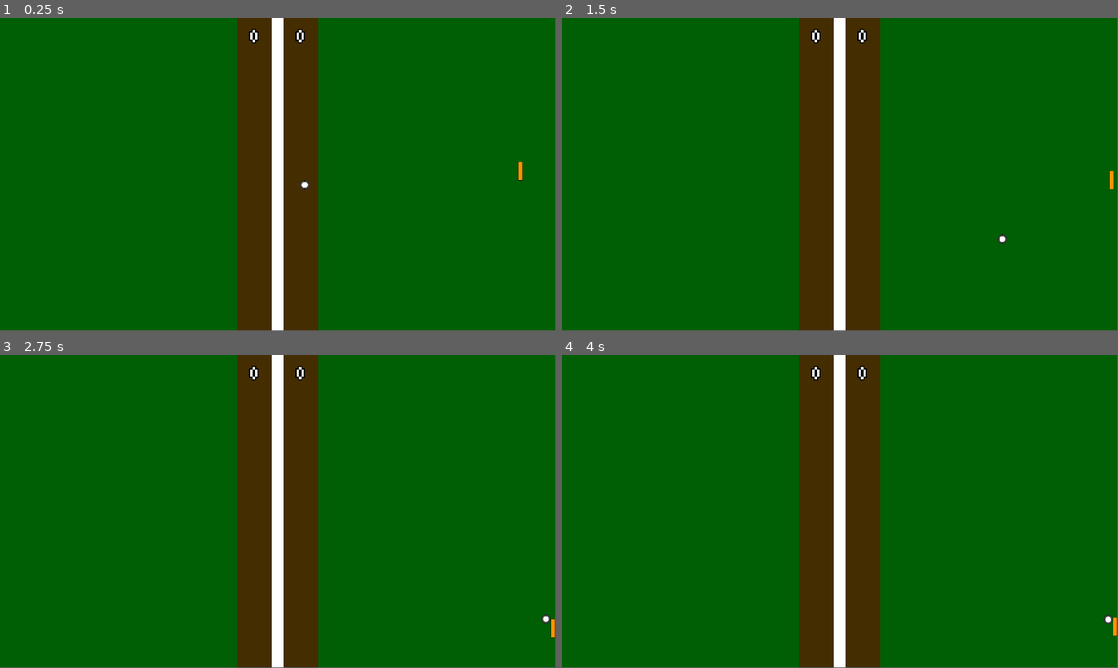
Above: before the commit, frames 1-4 (two rows, left to right).
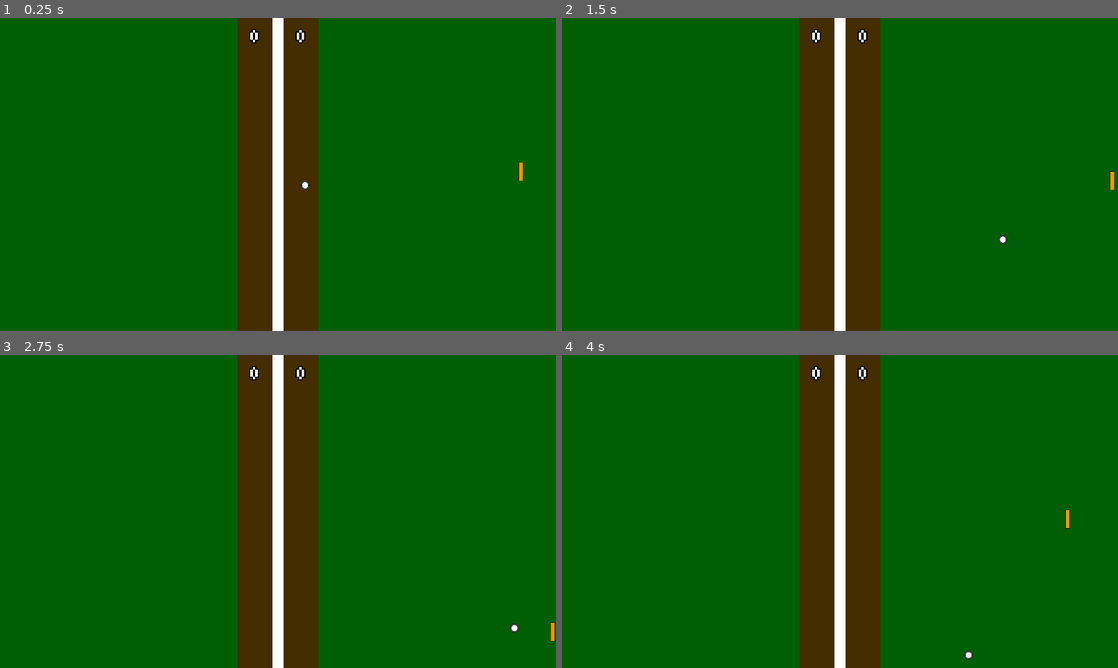
Above: after the commit, the same moments.

Repository: acurteman/megapong
Game: Godot game, scene res://Levels/2pArena/2pArena.tscn
The game is run twice, just before and just after one commit, with the same random seed, the same clock (stepped at 60 frames per second) and the same inputs. This scene is started directly instead of the project's main scene.
Inputs:
- Up to frame 1 (0.25 s): no input
- Up to frame 2 (1.5 s): hold Right (ui_right) 0.53-1.28 s; hold Down (ui_down) from 1.28 s (still down)
- Up to frame 3 (2.75 s): tap Enter at 2 s; release Down (ui_down) at 2.03 s; hold Right (ui_right) from 2.03 s (still down)
- Up to frame 4 (4 s): release Right (ui_right) at 2.78 s; hold Up (ui_up) 2.78-3.53 s; tap Space at 3.5 s; hold Left (ui_left) from 3.53 s (still down)
In our replay, the window is 799x449 before the commit and 800x450 after it. These sizes can differ from the game's own. Grey fills any space a smaller window leaves; there, only what the larger window draws over its background counts as a difference.

The runs differ from the first frame. In frame 1, 0.4% of the frame differs, in the area x 42-95%, y 0-100%; in frame 2, 0.4%; in frame 3, 0.4%; in frame 4, 0.5%, in the area x 42-100%, y 0-100%.
Error before the commit: Invalid get index 'otherPlayerID' (on base: 'Node (globals.gd)'). (res://Levels/2pArena/2pArena.gd:18)
Error after the commit: Invalid get index '0' (on base: 'Array'). (res://globals.gd:9)

Commit message:
Multiplayer technically functioning

Diff:
--- a/Game_Objects/networkPaddle/networkPaddle.tscn
+++ b/Game_Objects/networkPaddle/networkPaddle.tscn
@@ -5,7 +5,9 @@
 [sub_resource type="RectangleShape2D" id=1]
 extents = Vector2( 7.43229, 31.8289 )
 
-[node name="networkPaddle" type="KinematicBody2D"]
+[node name="networkPaddle" type="KinematicBody2D" groups=[
+"paddle",
+]]
 script = ExtResource( 1 )
 
 [node name="CollisionShape2D" type="CollisionShape2D" parent="." groups=[
--- a/Levels/2pArena/2pArena.gd
+++ b/Levels/2pArena/2pArena.gd
@@ -15,13 +15,13 @@
 
 	#Loading other player
 	var otherPlayer = preload("res://Game_Objects/networkPaddle/networkPaddle.tscn").instance()
-	otherPlayer.set_name(str(globals.otherPlayerID))
-	otherPlayer.set_network_master(globals.otherPlayerID)
+	otherPlayer.set_name(str(globals.getPlayer(0)))
+	otherPlayer.set_network_master(globals.getPlayer(0))
 	add_child(otherPlayer)
 	if get_tree().is_network_server():
-		otherPlayer.position = $p2Spawn
+		otherPlayer.position = $p2Spawn.position
 	else:
-		otherPlayer.position = $p1Spawn
+		otherPlayer.position = $p1Spawn.position
 
 
 func _input(event):
--- a/Levels/2pArena/2pArena.tscn
+++ b/Levels/2pArena/2pArena.tscn
@@ -1,11 +1,11 @@
 [gd_scene load_steps=8 format=2]
 
 [ext_resource path="res://fonts/poco/Poco.tres" type="DynamicFont" id=1]
-[ext_resource path="res://HUD.tscn" type="PackedScene" id=2]
-[ext_resource path="res://Game_Objects/Backboard.tscn" type="PackedScene" id=3]
-[ext_resource path="res://Game_Objects/Ball/Ball.tscn" type="PackedScene" id=4]
-[ext_resource path="res://Game_Objects/MidLine.tscn" type="PackedScene" id=5]
-[ext_resource path="res://Game_Objects/Wall.tscn" type="PackedScene" id=6]
+[ext_resource path="res://Game_Objects/Wall.tscn" type="PackedScene" id=2]
+[ext_resource path="res://Game_Objects/Ball/Ball.tscn" type="PackedScene" id=3]
+[ext_resource path="res://Game_Objects/MidLine.tscn" type="PackedScene" id=4]
+[ext_resource path="res://Game_Objects/Backboard.tscn" type="PackedScene" id=5]
+[ext_resource path="res://HUD.tscn" type="PackedScene" id=6]
 [ext_resource path="res://Levels/2pArena/2pArena.gd" type="Script" id=13]
 
 [node name="2pArena" type="Node2D"]
--- a/Levels/mainMenu/mainMenu.gd
+++ b/Levels/mainMenu/mainMenu.gd
@@ -4,6 +4,7 @@
 var start_scale = Vector2(1,1)
 export var grow_scale = Vector2(1.25,1.25)
 export var grow_lerp = .1
+var fullscreen = true
 
 func _ready():
 	pass
@@ -19,3 +20,8 @@
 
 func _on_multiPlayer_pressed():
 	get_tree().change_scene("res://Levels/mpMenu/mpMenu.tscn")
+
+
+func _on_fullscreenToggle_pressed():
+	OS.window_fullscreen = not fullscreen
+	fullscreen = not fullscreen
--- a/Levels/mainMenu/mainMenu.tscn
+++ b/Levels/mainMenu/mainMenu.tscn
@@ -75,6 +75,17 @@
 __meta__ = {
 "_edit_use_anchors_": false
 }
+
+[node name="fullscreenToggle" type="Button" parent="."]
+margin_left = 1760.0
+margin_top = 1030.0
+margin_right = 1893.0
+margin_bottom = 1060.0
+text = "Toggle Fullscreen"
+__meta__ = {
+"_edit_use_anchors_": false
+}
 [connection signal="pressed" from="singlePlayer" to="." method="_on_singlePlayer_pressed"]
 [connection signal="pressed" from="multiPlayer" to="." method="_on_multiPlayer_pressed"]
 [connection signal="pressed" from="exitButton" to="." method="_on_exitButton_pressed"]
+[connection signal="pressed" from="fullscreenToggle" to="." method="_on_fullscreenToggle_pressed"]
--- a/Levels/mpMenu/mpMenu.gd
+++ b/Levels/mpMenu/mpMenu.gd
@@ -22,7 +22,7 @@
 
 func _player_connected(id):
 	update_status("Player connected to server!")
-	globals.otherPlayerId = id
+	globals.addPlayer(id)
 	var game = preload("res://Levels/2pArena/2pArena.tscn").instance()
 	get_tree().get_root().add_child(game)
 	hide()
--- a/Levels/mpMenu/mpMenu.tscn
+++ b/Levels/mpMenu/mpMenu.tscn
@@ -130,6 +130,7 @@
 margin_right = 1280.0
 margin_bottom = 553.0
 custom_fonts/font = ExtResource( 1 )
+text = "127.0.0.1"
 __meta__ = {
 "_edit_use_anchors_": false
 }
@@ -141,11 +142,13 @@
 margin_right = 1876.0
 margin_bottom = 553.0
 custom_fonts/font = ExtResource( 1 )
+text = "4242"
 __meta__ = {
 "_edit_use_anchors_": false
 }
 
 [node name="hostPortLabel" type="Label" parent="."]
+visible = false
 margin_left = 600.0
 margin_top = 510.0
 margin_right = 771.0
@@ -157,13 +160,16 @@
 }
 
 [node name="hostPortInput" type="LineEdit" parent="."]
+visible = false
 margin_left = 790.0
 margin_top = 510.0
 margin_right = 1316.0
 margin_bottom = 583.0
 custom_fonts/font = ExtResource( 1 )
+text = "4242"
 
 [node name="hostStartButton" type="Button" parent="."]
+visible = false
 margin_left = 1360.0
 margin_top = 510.0
 margin_right = 1560.0
--- a/globals.gd
+++ b/globals.gd
@@ -1,3 +1,9 @@
 extends Node
 
-var otherPlayerId = -1
+var otherPlayerIds = []
+
+func addPlayer(id):
+	otherPlayerIds.append(id)
+
+func getPlayer(index):
+	return otherPlayerIds[index]
--- a/project.godot
+++ b/project.godot
@@ -28,6 +28,8 @@
 window/size/height=1080
 window/size/resizable=false
 window/size/fullscreen=true
+window/stretch/mode="viewport"
+window/stretch/aspect="keep"
 
 [input]
 
Not shown: 5 places in Levels/2pArena/2pArena.tscn that only renumber resources
Not shown, changed: export_presets.cfg
Not shown, changed: release/MegaPong.pck
Not shown, changed: release/MegaPong.x86_64
Not shown, added: release/linux/MegaPong.pck
Not shown, added: release/linux/MegaPong.x86_64
Not shown, added: release/windows/MegaPong.exe
Not shown, added: release/windows/MegaPong.pck
